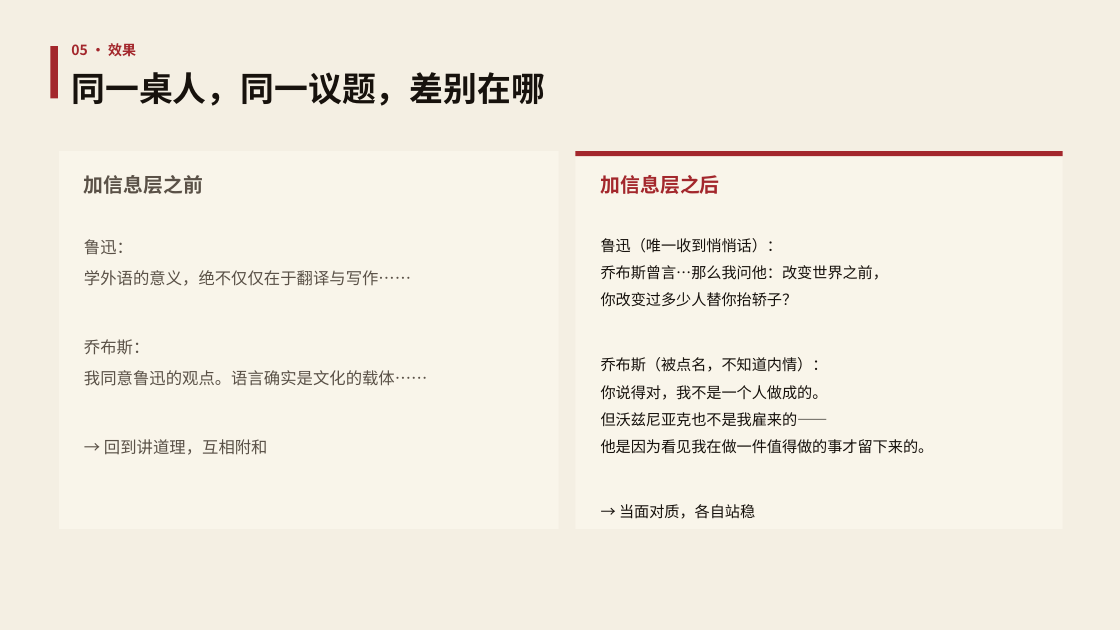
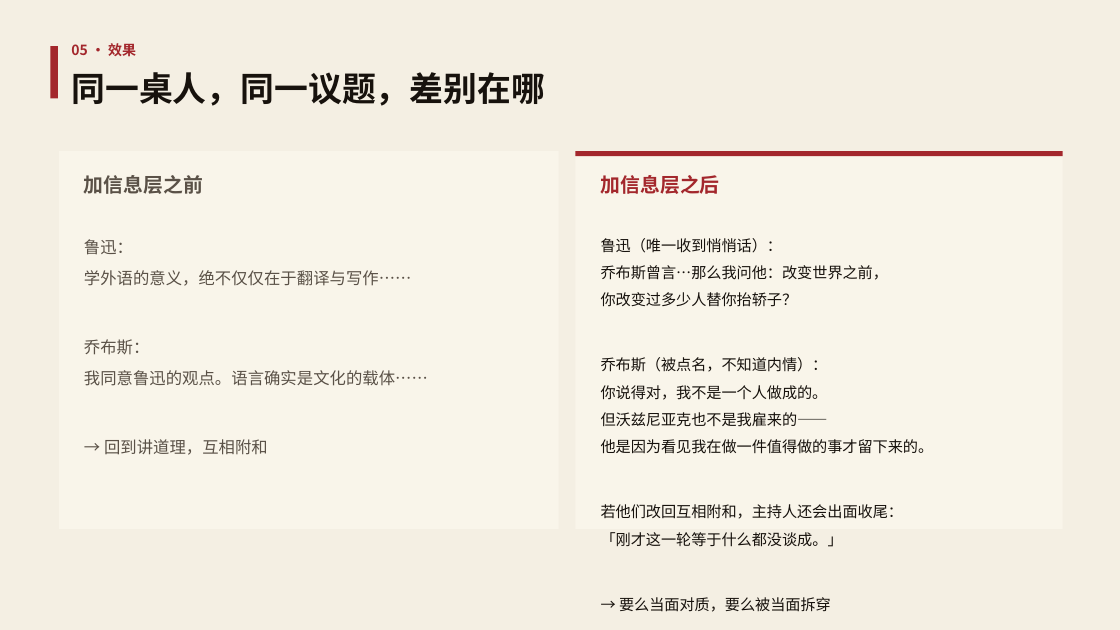
Before and after one commit to fsh114514/menwaitan, a slide deck: slide 6 of competition/答辩PPT.pptx. Drawn at 1120x630 pixels with LibreOffice and Linux fonts; fonts in the diff are those of the drawing. Boxes give left, top, right and bottom in pixels: in the first picture for what was removed or moved away, otherwise in the second. Text is boxed around its words. In the diff, an @@ line names an element or a change of style, - is before the commit and + after.

Commit message:
材料同步第五个机制：主持人收尾
- 作品介绍文档：机制由三个改为四个（可见性/悄悄话/点名对质/停滞判据+主持人收尾），
  补上量化判据与收尾逻辑的说明；实现状态更新到 969d97e
- 测试说明：新增 T8，如实记下「第一版提示词让主持人退化成复读机」的失败与改进
- 截图：第 3 张换成「主持人收尾-拆穿伪共识」（原「辩论室空席」信息量最低，被替掉）
- 答辩 PPT：第 3 页改为五个机制；第 5 页补主持人收尾；第 6 页对比加「要么当面对质，要么被当面拆穿」
- 两份 PDF 与 competition/README.md 同步重新生成

```diff
--- a/competition/答辩PPT.pptx
+++ b/competition/答辩PPT.pptx
@@ text at (601,504,903,612): text changed @@
-→ 当面对质，各自站稳
+若他们改回互相附和，主持人还会出面收尾：
+「刚才这一轮等于什么都没谈成。」
+→ 要么当面对质，要么被当面拆穿
```
Also in this commit, not shown: 2 other slides changed, 12 other files.
